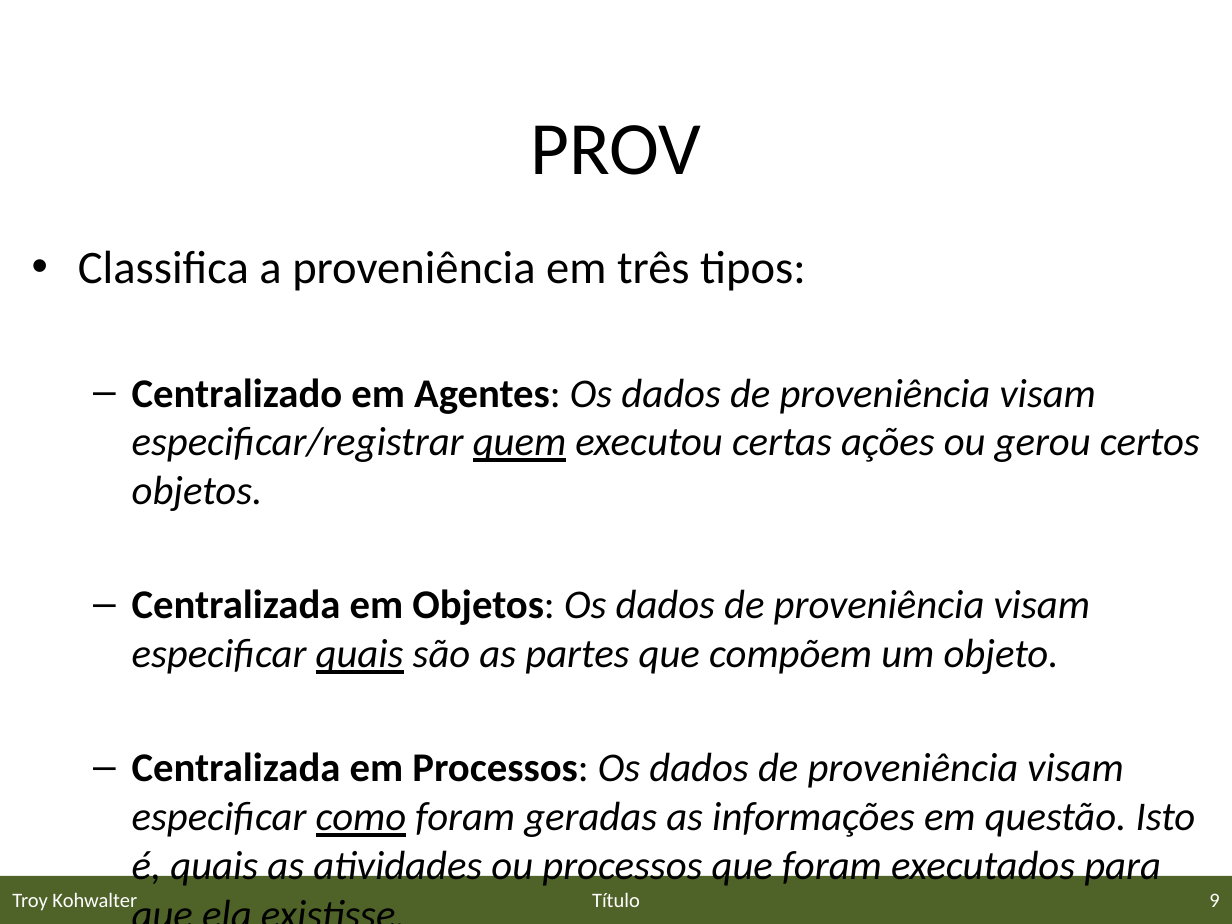
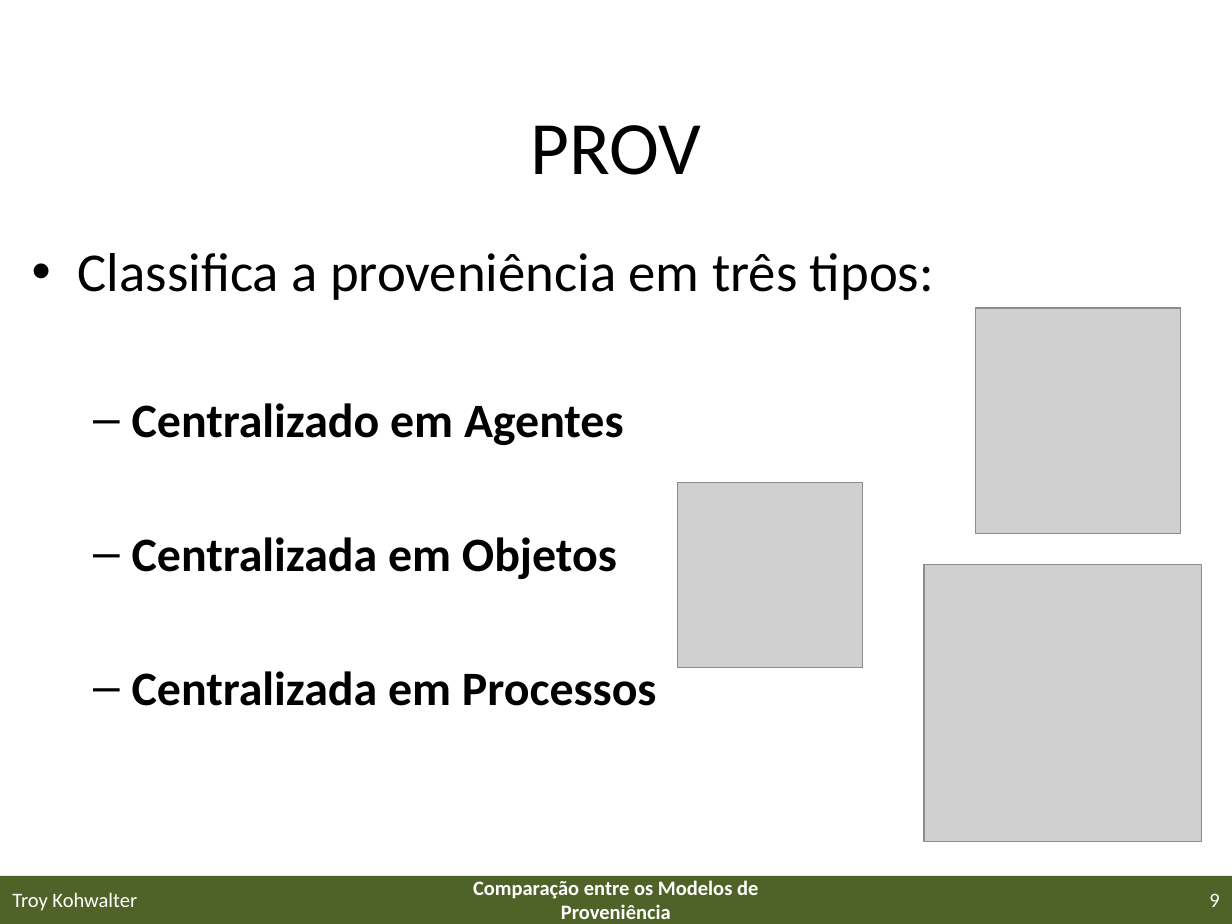
Before and after one commit to gems-uff/sdm, a slide deck: slide 9 of Documents/Papers/eScience2013/eScience2013.pptx. Drawn at 1232x924 pixels with LibreOffice and Linux fonts; fonts in the diff are those of the drawing; grey boxes stand for pictures; background and template pictures are left out. Boxes give left, top, right and bottom in pixels: in the first picture for what was removed or moved away, otherwise in the second. Text is boxed around its words. In the diff, an @@ line names an element or a change of style, - is before the commit and + after.

```diff
--- a/Documents/Papers/eScience2013/eScience2013.pptx
+++ b/Documents/Papers/eScience2013/eScience2013.pptx
@@ text at box(78, 253, 934, 300): size 27.2 to 32 pt in "Classifica a proveniência em três tipos:" @@
@@ picture added at box(976, 308, 1180, 533) @@
@@ text at box(132, 403, 657, 706): text changed; size 23.8 to 28 pt; bold on; italic off @@
-  – Centralizado em Agentes: Os dados de proveniência visam especificar/registrar quem executou certas ações ou gerou certos objetos.
-  – Centralizada em Objetos: Os dados de proveniência visam especificar quais são as partes que compõem um objeto.
-  – Centralizada em Processos: Os dados de proveniência visam especificar como foram geradas as informações em questão. Isto é, quais as atividades ou processos que foram executados para que ela existisse.
+  – Centralizado em Agentes
+  – Centralizada em Objetos
+  – Centralizada em Processos
@@ picture added at box(678, 483, 862, 668) @@
@@ picture added at box(924, 564, 1201, 841) @@
@@ text at box(473, 880, 758, 919): text changed; bold on @@
-Título
+Comparação entre os Modelos de Proveniência
```
Also in this commit, not shown: 17 other slides changed, 3 slides added, 1 slide removed.
